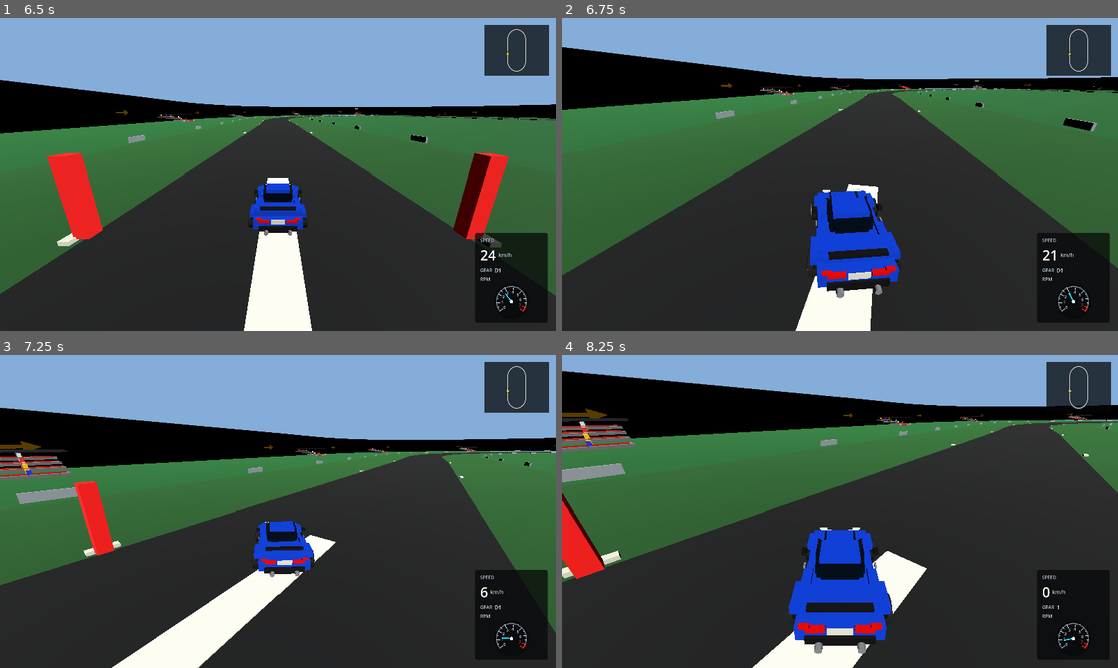
Above: before the commit, frames 1-4 (two rows, left to right).
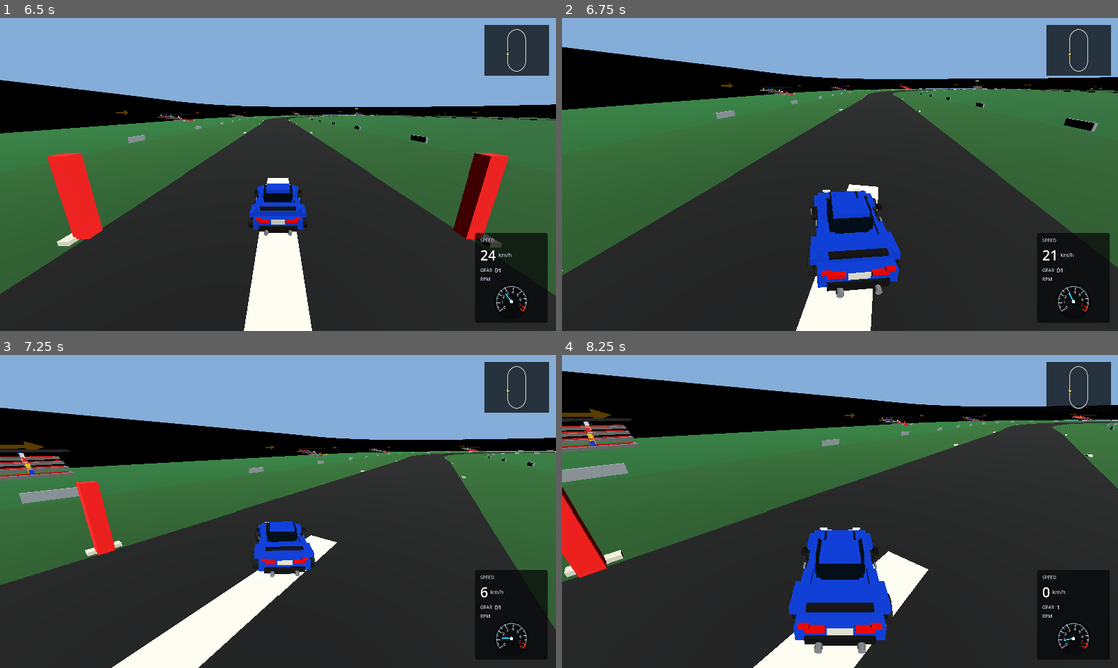
Above: after the commit, the same moments.

Repository: Dziuras98/car-game
Game: Godot game, scene res://scenes/startup.tscn
Same seed, same stepped clock (60 frames per second), same inputs: the game is played once before the commit and once after it.
Inputs:
- Up to frame 1 (6.5 s): click "Free drive" at 0.5 s; click "Simple oval" at 1.25 s; click "Nissan 370Z" at 2 s; click "370Z automatic" at 2.75 s; tap Enter at 3.5 s; hold Right (steer-right) 3.53-4.28 s; tap C (camera-back) at 3.6, 5.1 s; hold Down (brake) 4.28-5.03 s; tap T (switch-car) at 4.35, 5.85 s; tap R (reset-car) at 5 s; hold Right (steer-right) 5.03-5.78 s; hold Up (accelerate) from 5.78 s (still down)
- Up to frame 2 (6.75 s): release Up (accelerate) at 6.53 s; hold Left (steer-left) from 6.53 s (still down); tap C (camera-back) at 6.6 s
- Up to frame 3 (7.25 s): keep holding Left (steer-left)
- Up to frame 4 (8.25 s): tap T (switch-car) at 7.35 s; release Left (steer-left) at 8.03 s; hold Down (brake) from 8.03 s (still down); tap C (camera-back) at 8.1 s

Frame 1 is identical in both runs. In frame 2, 0.2% of the frame differs, in the area x 0-100%, y 9-100%; in frame 3, 0.9%; in frame 4, 1.3%, in the area x 0-100%, y 5-100%.

Commit message:
Substep the complete vehicle state pipeline

Diff:
--- a/scripts/car/car_controller.gd
+++ b/scripts/car/car_controller.gd
@@ -102,27 +102,57 @@
 	var brake: float = _car_input.brake
 	var steering: float = _car_input.steering
 	var handbrake_active: bool = _car_input.handbrake_active
+	var gear_up_pressed: bool = _car_input.gear_up_pressed
+	var gear_down_pressed: bool = _car_input.gear_down_pressed
+	var safe_delta: float = clampf(delta, 0.0, CarPowertrainController.MAX_FRAME_DELTA)
 
 	_runtime_state.set_drive_input_snapshot(throttle, brake)
-	_chassis_controller.update_tires(
-		_runtime_state,
-		steering,
-		handbrake_active,
-		self,
-		_skid_mark_emitter,
-		delta
-	)
-	_powertrain_controller.update(
-		_runtime_state,
-		throttle,
-		brake,
-		handbrake_active,
-		_car_input.gear_up_pressed,
-		_car_input.gear_down_pressed,
-		delta
-	)
-	_chassis_controller.update_steering(_runtime_state, steering, self, delta)
-	_chassis_controller.apply_velocity(_runtime_state, self, delta)
+	if safe_delta <= 0.0:
+		_chassis_controller.update_tires(
+			_runtime_state,
+			steering,
+			handbrake_active,
+			self,
+			_skid_mark_emitter,
+			0.0
+		)
+		_powertrain_controller.update(
+			_runtime_state,
+			throttle,
+			brake,
+			handbrake_active,
+			gear_up_pressed,
+			gear_down_pressed,
+			0.0
+		)
+		return
+
+	var remaining_delta: float = safe_delta
+	var apply_shift_input: bool = true
+	while remaining_delta > 0.000001:
+		var step: float = minf(remaining_delta, CarPowertrainController.MAX_SIMULATION_SUBSTEP)
+		_chassis_controller.update_tires(
+			_runtime_state,
+			steering,
+			handbrake_active,
+			self,
+			_skid_mark_emitter,
+			step
+		)
+		_powertrain_controller.update(
+			_runtime_state,
+			throttle,
+			brake,
+			handbrake_active,
+			gear_up_pressed if apply_shift_input else false,
+			gear_down_pressed if apply_shift_input else false,
+			step
+		)
+		_chassis_controller.update_steering(_runtime_state, steering, self, step)
+		apply_shift_input = false
+		remaining_delta -= step
+
+	_chassis_controller.apply_velocity(_runtime_state, self, safe_delta)
 
 
 func _reconfigure_drive_runtime(preserve_motion_state: bool = true) -> void:
